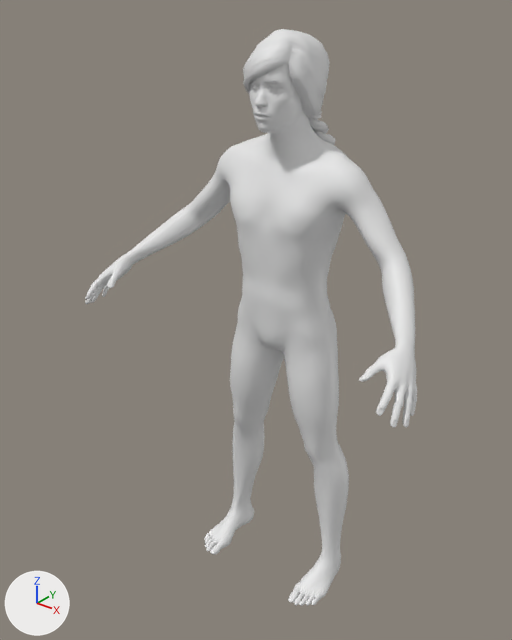
The FBX model unity/Assets/SecondFace/People/Bakeoff/p5_street_m.fbx, before and after one commit.
The view is the same before and after, from a 50 mm lens placed at (1.136, -1.591, 1.844), pointed at (-0.053, -0.104, 0.922). Every picture has the same lights, and +X, +Y and +Z are marked at lower left. The picture after the commit comes second. Vertices at exactly the same position are counted once.

The first picture shows 'Body', 'Hair'.
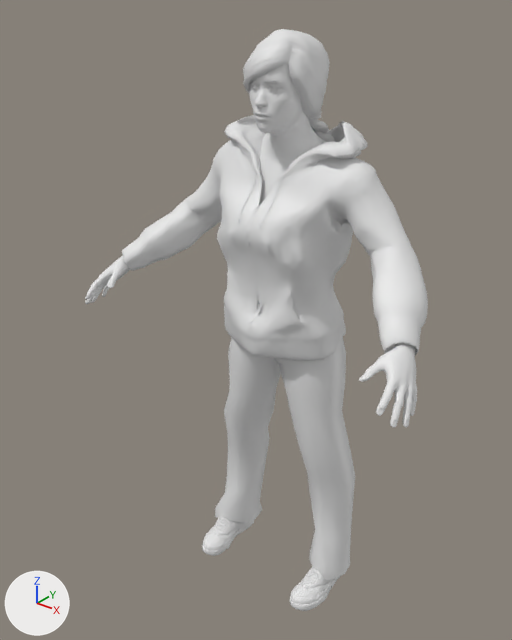
What differs and where, as boxes [x1, y1, x2, y2] in the pictures (512 x 640 px):
```json
{"object": "Cloth_elvs_hooded_sweat_jacket1", "change": "added", "after": [121, 115, 428, 361]}
{"object": "Cloth_cortu_cargo_pants", "change": "added", "after": [215, 331, 355, 581]}
{"object": "Cloth_culturalibre_sneakers", "change": "added", "after": [202, 516, 340, 611]}
{"part": 1, "of": "me_body", "change": "deleted", "before": [288, 555, 341, 606]}
{"part": 2, "of": "me_body", "change": "deleted", "before": [204, 500, 254, 555]}
```

Edits to the scene script, one JSON object a line:
```json
{"op": "add", "block": "mat_mat_cloth_p5_street_m__culturalibre_sneakers_d", "code": ["mat_mat_cloth_p5_street_m__culturalibre_sneakers_d = principled_material('mat_cloth:p5_street_m__culturalibre_sneakers_d')", "mat_mat_cloth_p5_street_m__culturalibre_sneakers_d.base_color = (0.8, 0.8, 0.8)  # white #e7e7e7"]}
{"op": "add", "block": "mat_mat_cloth_p5_street_m__elvs_hooded_sweat_jacket1_d", "code": ["mat_mat_cloth_p5_street_m__elvs_hooded_sweat_jacket1_d = principled_material('mat_cloth:p5_street_m__elvs_hooded_sweat_jacket1_d')", "mat_mat_cloth_p5_street_m__elvs_hooded_sweat_jacket1_d.base_color = (0.8, 0.8, 0.8)  # white #e7e7e7"]}
{"op": "add", "block": "mat_mat_cloth_p5_street_m__cortu_cargo_pants_d", "code": ["mat_mat_cloth_p5_street_m__cortu_cargo_pants_d = principled_material('mat_cloth:p5_street_m__cortu_cargo_pants_d')", "mat_mat_cloth_p5_street_m__cortu_cargo_pants_d.base_color = (0.8, 0.8, 0.8)  # white #e7e7e7"]}
{"block": "me_body", "where": "# used by ob_body; location = (0.0, 0.0, 0.0)"}
{"op": "remove", "block": "me_body", "code": "me_body.from_pydata(...)  # 13380 vertices, 13378 faces; spans x -0.56..0.56, y -0.37..0.1, z 0.0..1.71"}
{"op": "add", "block": "me_body", "code": "me_body.from_pydata(...)  # 11274 vertices, 11254 faces; spans x -0.56..0.56, y -0.37..0.1, z 0.07..1.71"}
{"block": "me_body", "change": "me_body part 1: 1063 vertices removed from x 0.15..0.25, y -0.21..0.05, z 0.0..0.09"}
{"block": "me_body", "change": "me_body part 2: 1043 vertices removed from x -0.25..-0.15, y -0.21..0.05, z 0.0..0.07"}
{"op": "add", "block": "me_cloth_culturalibre_sneakers", "code": ["me_cloth_culturalibre_sneakers = bpy.data.meshes.new('Cloth_culturalibre_sneakers')", "me_cloth_culturalibre_sneakers.from_pydata(...)  # 5514 vertices, 9042 faces; spans x -0.248..0.248, y -0.217..0.058, z -0.015..0.141", "me_cloth_culturalibre_sneakers.materials.append(mat_mat_cloth_p5_street_m__culturalibre_sneakers_d)  # white #e7e7e7"]}
{"op": "add", "block": "me_cloth_elvs_hooded_sweat_jacket1", "code": ["me_cloth_elvs_hooded_sweat_jacket1 = bpy.data.meshes.new('Cloth_elvs_hooded_sweat_jacket1')", "me_cloth_elvs_hooded_sweat_jacket1.from_pydata(...)  # 9935 vertices, 9787 faces; spans x -0.515..0.508, y -0.244..0.146, z 0.855..1.503", "me_cloth_elvs_hooded_sweat_jacket1.materials.append(mat_mat_cloth_p5_street_m__elvs_hooded_sweat_jacket1_d)  # white #e7e7e7"]}
{"op": "add", "block": "me_cloth_cortu_cargo_pants", "code": ["me_cloth_cortu_cargo_pants = bpy.data.meshes.new('Cloth_cortu_cargo_pants')", "me_cloth_cortu_cargo_pants.from_pydata(...)  # 211 vertices, 196 faces; spans x -0.265..0.265, y -0.133..0.111, z 0.037..0.989", "me_cloth_cortu_cargo_pants.materials.append(mat_mat_cloth_p5_street_m__cortu_cargo_pants_d)  # white #e7e7e7"]}
{"op": "add", "block": "ob_cloth_culturalibre_sneakers", "code": ["ob_cloth_culturalibre_sneakers = bpy.data.objects.new('Cloth_culturalibre_sneakers', me_cloth_culturalibre_sneakers)", "ob_cloth_culturalibre_sneakers.location = (0.0, 0.0, 0.0)"]}
{"op": "add", "block": "ob_cloth_elvs_hooded_sweat_jacket1", "code": ["ob_cloth_elvs_hooded_sweat_jacket1 = bpy.data.objects.new('Cloth_elvs_hooded_sweat_jacket1', me_cloth_elvs_hooded_sweat_jacket1)", "ob_cloth_elvs_hooded_sweat_jacket1.location = (0.0, 0.0, 0.0)"]}
{"op": "add", "block": "ob_cloth_cortu_cargo_pants", "code": ["ob_cloth_cortu_cargo_pants = bpy.data.objects.new('Cloth_cortu_cargo_pants', me_cloth_cortu_cargo_pants)", "ob_cloth_cortu_cargo_pants.location = (0.0, 0.0, 0.0)"]}
```
